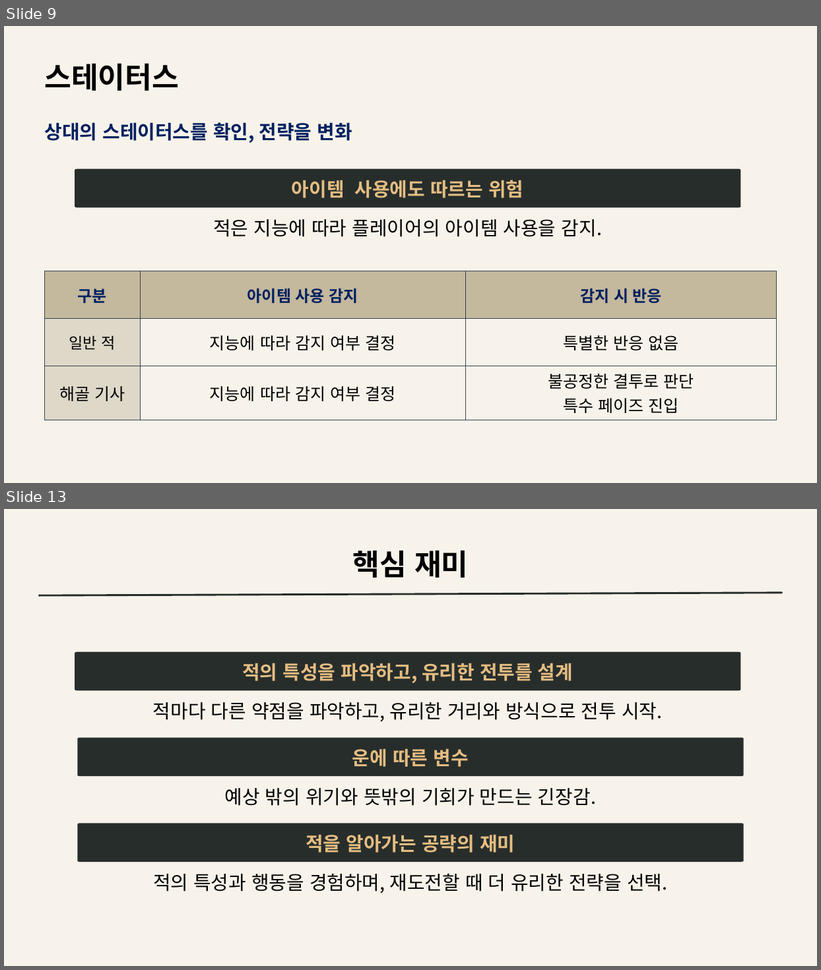
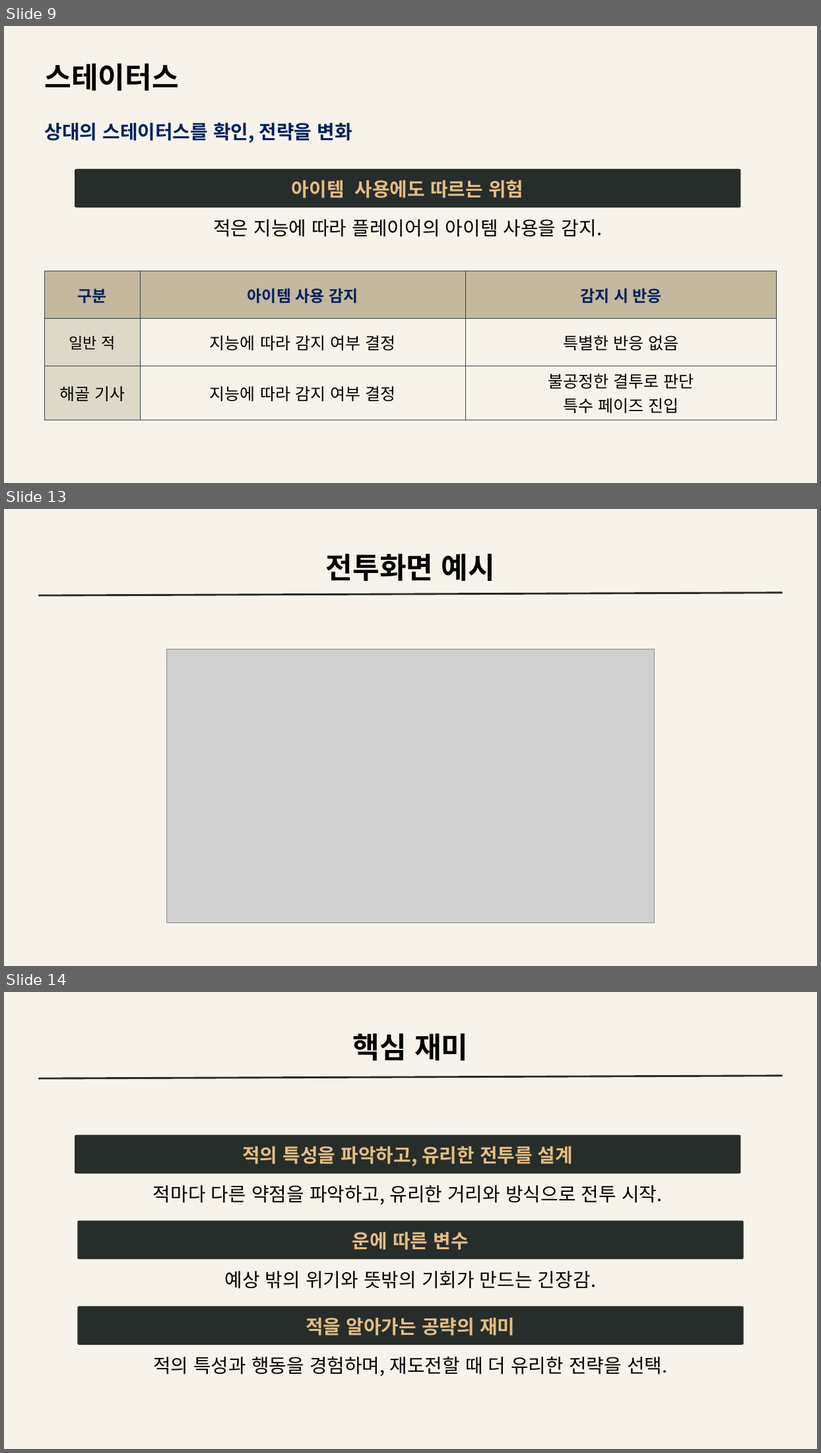
Before and after one commit to sinoh19/2D_Game_Project, a slide deck: 2D게임_1차기획.pptx. Shown one above the other, each under a label of ours: slides 9 and 13 before the commit, slides 9, 13 and 14 after it; the slides between them are not shown. The pictures are 821x970 and 821x1453 pixels, drawn with LibreOffice and Linux fonts; fonts in the diff are those of the drawing; grey boxes stand for pictures. Boxes give left, top, right and bottom in pixels: in the first picture for what was removed or moved away, otherwise in the second. Text is boxed around its words. In the diff, an @@ line names an element or a change of style, - is before the commit and + after.

```diff
--- a/2D게임_1차기획.pptx
+++ b/2D게임_1차기획.pptx
@@ slide 13 added at (4, 509, 817, 966), background #F7F3EA @@
@@ text added at (326, 554, 495, 581), 34.5 pt, text #000000, bold @@
+전투화면 예시
@@ line added from (40, 595) to (782, 593), #272D2B 2.25 pt @@
@@ picture added at (167, 650, 655, 923) @@
@@ what was slide 13 is now slide 14 @@
```
Also in this commit, not shown: 3 slides changed.
